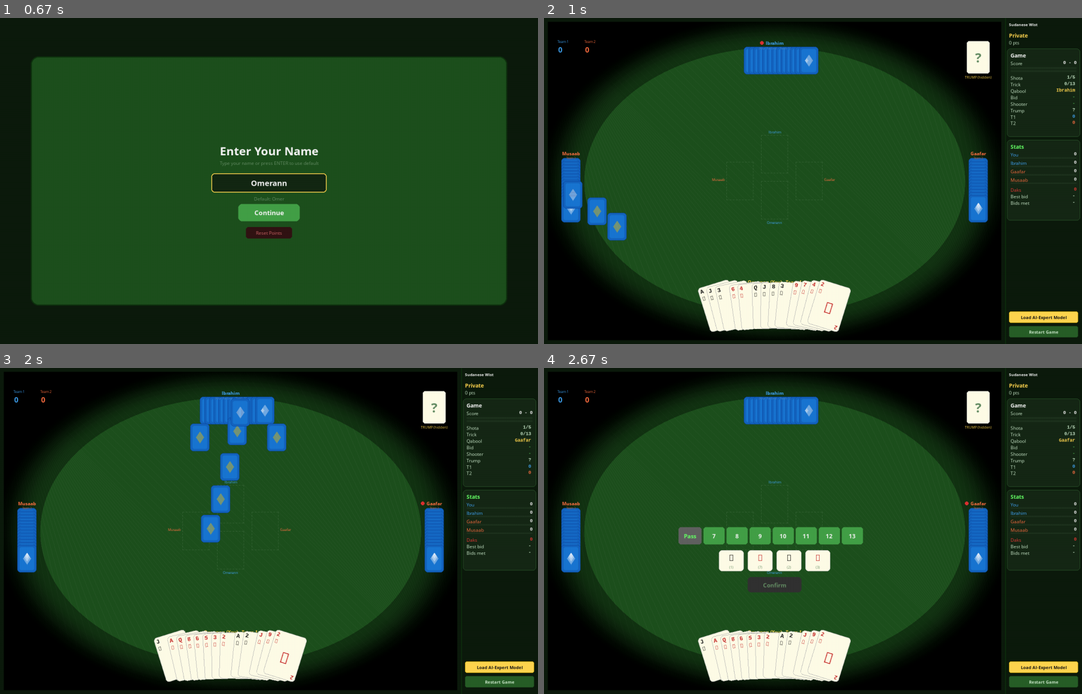
Above: before the commit, frames 1-4 (two rows, left to right).
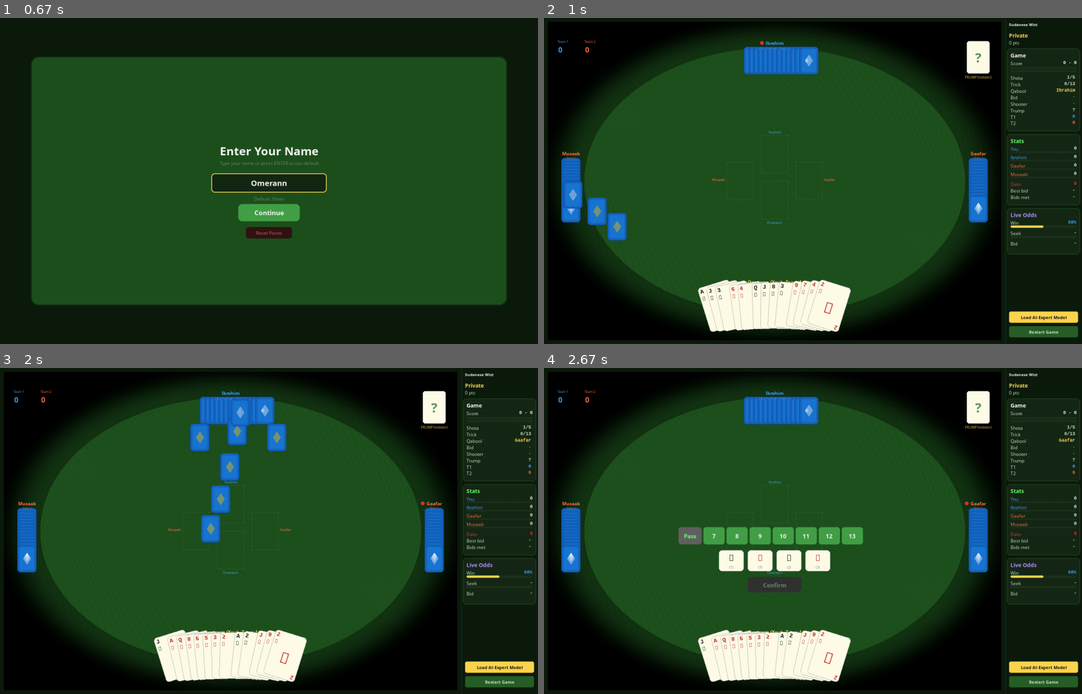
Above: after the commit, the same moments.

Repository: aamagzoub/engineering-intelligence
Game: pygame game, started from gui_pygame/main.py
The game is run twice, just before and just after one commit, with the same random seed, the same clock (stepped at 60 frames per second) and the same inputs.
Inputs (mouse positions are in pixels of both pictures, inside the frame that each line leads up to):
- Up to frame 1 (0.67 s): type "ann" at 0.33 s
- Up to frame 2 (1 s): tap Enter at 0.67 s; click "▶ Start Game" at 0.93 s
- Up to frame 3 (2 s): click "Restart Game" at 1.27 s; click "Continue" at 1.6 s; tap Enter at 1.88 s
- Up to frame 4 (2.67 s): click (786, 615) at 2.27 s; click (796, 475) at 2.6 s

Frame 1 is identical in both runs. In frame 2, 0.6% of the frame differs, in the area x 86-100%, y 34-73%; in frame 3, 0.6%; in frame 4, 0.6%.

Commit message:
Add Live Odds panel: win probability, seek chance, bid success bars

Diff:
--- a/gui_pygame/game_screen.py
+++ b/gui_pygame/game_screen.py
@@ -1671,7 +1671,7 @@
 
         # ========== GAME INFO CARD (fixed height) ==========
         game_card_y = y
-        game_card_h = 230
+        game_card_h = 215
         pygame.draw.rect(self.screen, (22, 40, 22),
                          (panel_x + 5, game_card_y, panel_w - 10, game_card_h), border_radius=8)
         pygame.draw.rect(self.screen, (45, 90, 45),
@@ -1743,7 +1743,7 @@
         # ========== STATS CARD (fixed position) ==========
         y = game_card_y + game_card_h + 8
         stats = getattr(self, '_game_stats', {})
-        stats_card_h = 210
+        stats_card_h = 185
         pygame.draw.rect(self.screen, (22, 40, 22),
                          (panel_x + 5, y, panel_w - 10, stats_card_h), border_radius=8)
         pygame.draw.rect(self.screen, (45, 90, 45),
@@ -1805,6 +1805,115 @@
             self.screen.blit(hl, (panel_x + pad + 4, y - 1))
         self._draw_stat_row(panel_x, pad + 4, panel_w, y, label_font, value_font,
                             "Bids met", met_text, TEXT_LIGHT)
+
+        # ========== PROBABILITIES CARD ==========
+        prob_card_y = game_card_y + game_card_h + 8 + stats_card_h + 8
+        prob_card_h = 120
+        pygame.draw.rect(self.screen, (22, 40, 22),
+                         (panel_x + 5, prob_card_y, panel_w - 10, prob_card_h), border_radius=8)
+        pygame.draw.rect(self.screen, (45, 90, 45),
+                         (panel_x + 5, prob_card_y, panel_w - 10, prob_card_h), width=1, border_radius=8)
+
+        py = prob_card_y + 8
+        self.screen.blit(title_font.render("Live Odds", True, (180, 140, 255)), (panel_x + pad + 4, py))
+        py += 22
+
+        # Calculate probabilities.
+        tricks_played = self.team_tricks[0] + self.team_tricks[1]
+        tricks_left = 13 - tricks_played
+
+        # Win probability: based on current game score + shota progress.
+        # Simple heuristic: who's closer to 25 considering tricks in this shota.
+        t1_total = self.game_scores[0]
+        t2_total = self.game_scores[1]
+        # Project current shota contribution.
+        if tricks_played > 0:
+            t1_rate = self.team_tricks[0] / tricks_played
+            t2_rate = self.team_tricks[1] / tricks_played
+        else:
+            t1_rate = 0.5
+            t2_rate = 0.5
+        t1_projected = t1_total + self.team_tricks[0] + t1_rate * tricks_left
+        t2_projected = t2_total + self.team_tricks[1] + t2_rate * tricks_left
+        total_proj = t1_projected + t2_projected
+        win_prob = (t1_projected / total_proj * 100) if total_proj > 0 else 50.0
+        win_prob = max(5.0, min(95.0, win_prob))
+
+        # Win probability bar.
+        bar_x = panel_x + pad + 4
+        bar_w = inner_w - 8
+        self.screen.blit(label_font.render("Win", True, TEXT_LIGHT), (bar_x, py))
+        pct_surf = value_font.render(f"{win_prob:.0f}%", True, TEAM1_BLUE)
+        self.screen.blit(pct_surf, (panel_x + panel_w - pad - 4 - pct_surf.get_width(), py))
+        py += 15
+        pygame.draw.rect(self.screen, (30, 50, 30), (bar_x, py, bar_w, 6), border_radius=3)
+        win_fill = win_prob / 100.0
+        # Color shifts: green when >60%, yellow 40-60%, orange <40%.
+        if win_prob >= 60:
+            bar_color = HIGHLIGHT_GREEN
+        elif win_prob >= 40:
+            bar_color = TEXT_GOLD
+        else:
+            bar_color = TEAM2_ORANGE
+        pygame.draw.rect(self.screen, bar_color, (bar_x, py, int(bar_w * win_fill), 6), border_radius=3)
+        py += 12
+
+        # Seek probability.
+        # Seek = one team wins all 13. Probability spikes as one team approaches 10+.
+        t1_seek = 0.0
+        t2_seek = 0.0
+        if tricks_played > 0:
+            if self.team_tricks[1] == 0 and self.team_tricks[0] >= 6:
+                t1_seek = min(95, (self.team_tricks[0] / 13.0) ** 3 * 100)
+            if self.team_tricks[0] == 0 and self.team_tricks[1] >= 6:
+                t2_seek = min(95, (self.team_tricks[1] / 13.0) ** 3 * 100)
+        seek_prob = max(t1_seek, t2_seek)
+        seek_team_label = "T1" if t1_seek >= t2_seek else "T2"
+        seek_color = TEAM1_BLUE if t1_seek >= t2_seek else TEAM2_ORANGE
+
+        self.screen.blit(label_font.render("Seek", True, TEXT_LIGHT), (bar_x, py))
+        seek_text = f"{seek_prob:.0f}%" if seek_prob > 0 else "-"
+        sk_surf = value_font.render(seek_text, True, seek_color if seek_prob > 0 else TEXT_LIGHT)
+        self.screen.blit(sk_surf, (panel_x + panel_w - pad - 4 - sk_surf.get_width(), py))
+        py += 15
+        pygame.draw.rect(self.screen, (30, 50, 30), (bar_x, py, bar_w, 6), border_radius=3)
+        if seek_prob > 0:
+            pygame.draw.rect(self.screen, seek_color,
+                             (bar_x, py, int(bar_w * seek_prob / 100.0), 6), border_radius=3)
+        py += 12
+
+        # Bid success chance.
+        # Will the shooter's team make their bid?
+        bid_prob = 50.0
+        if self.bid_value > 0 and tricks_played > 0:
+            shooter_team = 0 if self.shooter_id in (0, 2) else 1
+            shooter_tricks = self.team_tricks[shooter_team]
+            needed = self.bid_value - shooter_tricks
+            if needed <= 0:
+                bid_prob = 95.0
+            elif needed > tricks_left:
+                bid_prob = 5.0
+            else:
+                # Rate-based projection.
+                rate = shooter_tricks / tricks_played if tricks_played > 0 else 0.5
+                expected = shooter_tricks + rate * tricks_left
+                if expected >= self.bid_value:
+                    bid_prob = min(90, 50 + (expected - self.bid_value) * 15)
+                else:
+                    bid_prob = max(10, 50 - (self.bid_value - expected) * 15)
+        elif self.bid_value == 0:
+            bid_prob = 0  # No bid yet.
+
+        self.screen.blit(label_font.render("Bid", True, TEXT_LIGHT), (bar_x, py))
+        bid_pct_text = f"{bid_prob:.0f}%" if self.bid_value > 0 else "-"
+        bid_color = HIGHLIGHT_GREEN if bid_prob >= 60 else (TEXT_GOLD if bid_prob >= 40 else BUTTON_RED)
+        bp_surf = value_font.render(bid_pct_text, True, bid_color if self.bid_value > 0 else TEXT_LIGHT)
+        self.screen.blit(bp_surf, (panel_x + panel_w - pad - 4 - bp_surf.get_width(), py))
+        py += 15
+        if self.bid_value > 0:
+            pygame.draw.rect(self.screen, (30, 50, 30), (bar_x, py, bar_w, 6), border_radius=3)
+            pygame.draw.rect(self.screen, bid_color,
+                             (bar_x, py, int(bar_w * bid_prob / 100.0), 6), border_radius=3)
 
         # ========== BUTTONS (fixed at bottom) ==========
         btn_y = SCREEN_HEIGHT - 85
